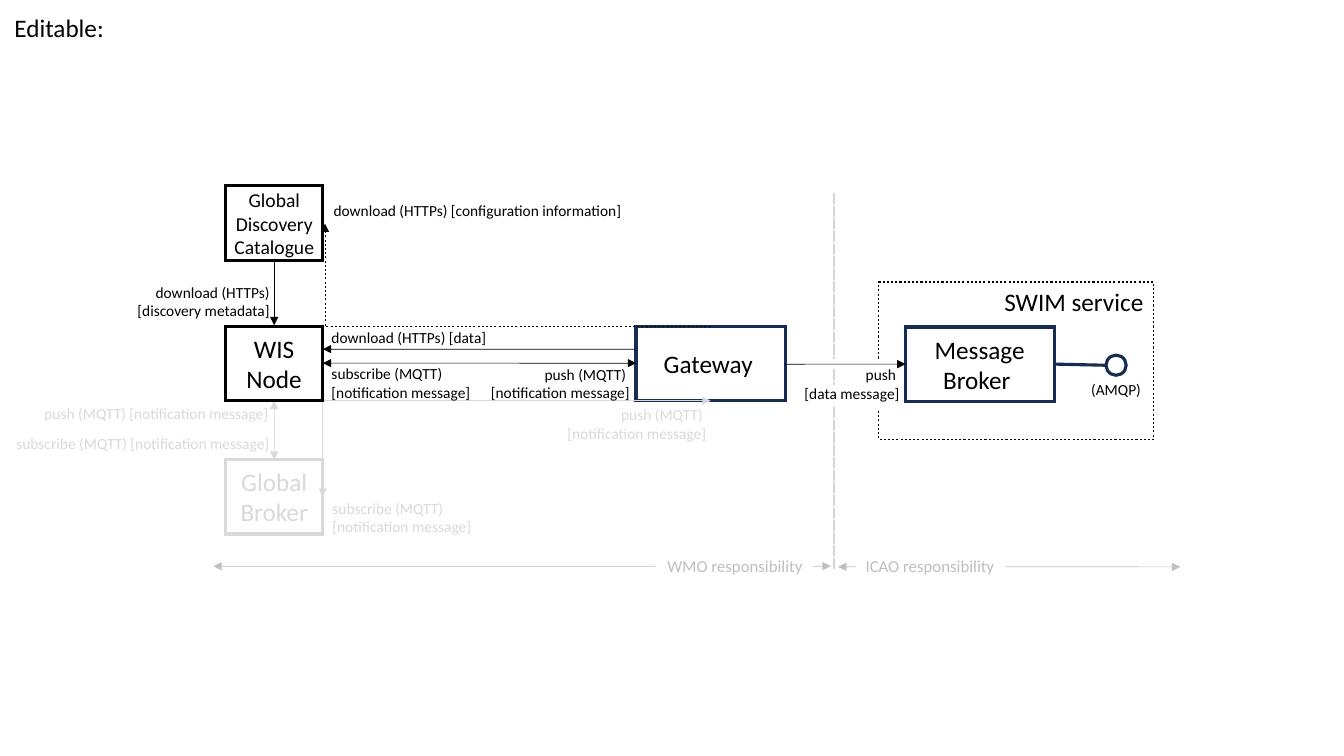
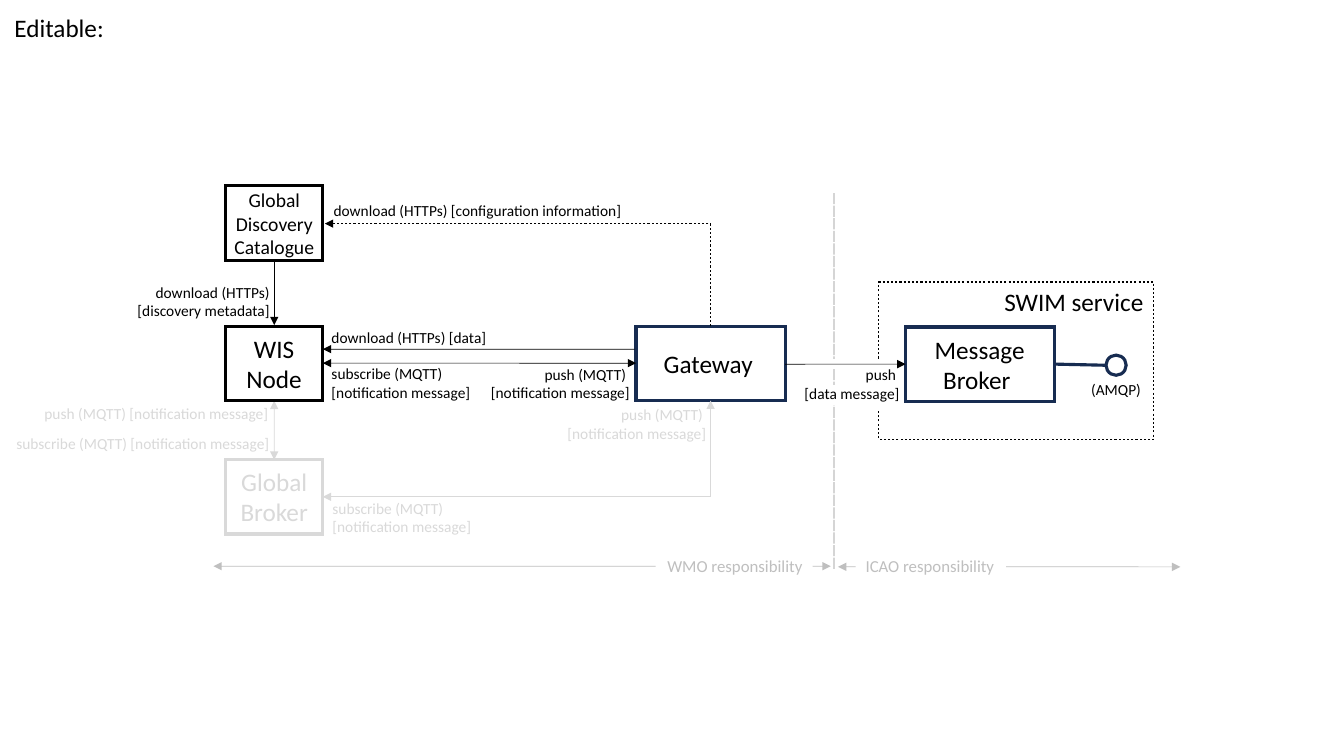
Before and after one commit to wmo-im/wis2-guide, a slide deck: slide 3 of guide/images/WIS2-SWIM-interoperability--diagrams-final.odp (slide 2 before the commit). Drawn at 1344x756 pixels with LibreOffice and Linux fonts; fonts in the diff are those of the drawing. Boxes give left, top, right and bottom in pixels: in the first picture for what was removed or moved away, otherwise in the second. Text is boxed around its words. In the diff, an @@ line names an element or a change of style, - is before the commit and + after.

```diff
--- a/guide/images/WIS2-SWIM-interoperability--diagrams-final.odp
+++ b/guide/images/WIS2-SWIM-interoperability--diagrams-final.odp
@@ elbow arrow (711, 327) - (325, 224): route changed @@
@@ elbow double arrow (711, 401) - (323, 497): route changed @@
```
Also in this commit, not shown: 1 slide added, 2 other files.
